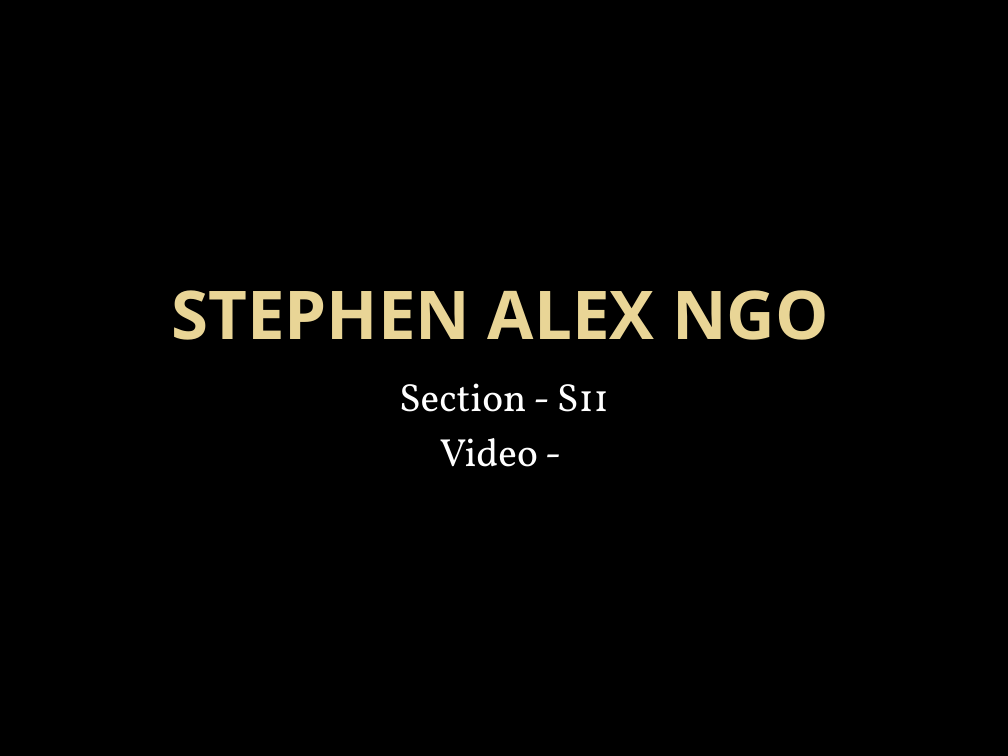
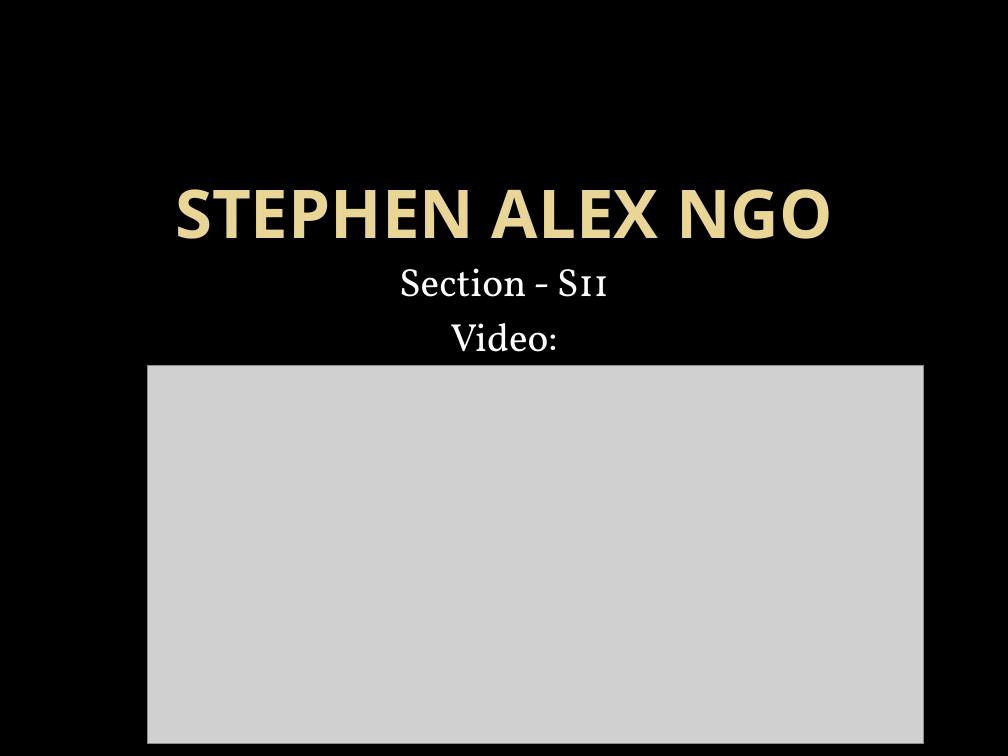
Before and after one commit to Stephenalexngo/ProblemSet-Scanner, a slide deck: slide 1 of powerpoint.pptx. Drawn at 1008x756 pixels with LibreOffice and Linux fonts; fonts in the diff are those of the drawing; grey boxes stand for pictures; background and template pictures are left out. Boxes give left, top, right and bottom in pixels: in the first picture for what was removed or moved away, otherwise in the second. Text is boxed around its words. In the diff, an @@ line names an element or a change of style, - is before the commit and + after.

Commit message:
final test case and powerpoint video embedded

```diff
--- a/powerpoint.pptx
+++ b/powerpoint.pptx
@@ title "STEPHEN ALEX NGO": place and size @@
-title "STEPHEN ALEX NGO" at (171,290,829,340)
+title "STEPHEN ALEX NGO" at (175,189,833,239)
@@ subtitle "Section - S11": place and size @@
-subtitle "Section - S11" at (399,383,609,467)
+subtitle "Section - S11" at (399,268,609,368)
@@ subtitle at (450,323,557,368): text changed @@
-Video -
+Video:
@@ picture added at (148,365,923,743) @@
```
Also in this commit, not shown: 1 other slide changed, 1 other file.
